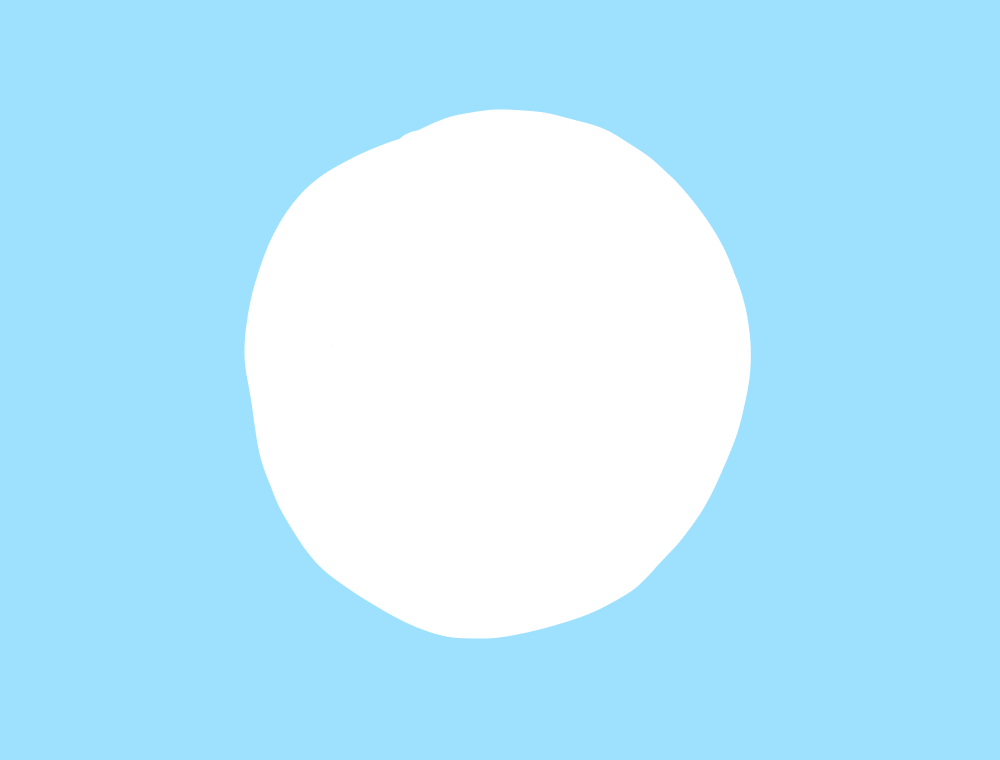
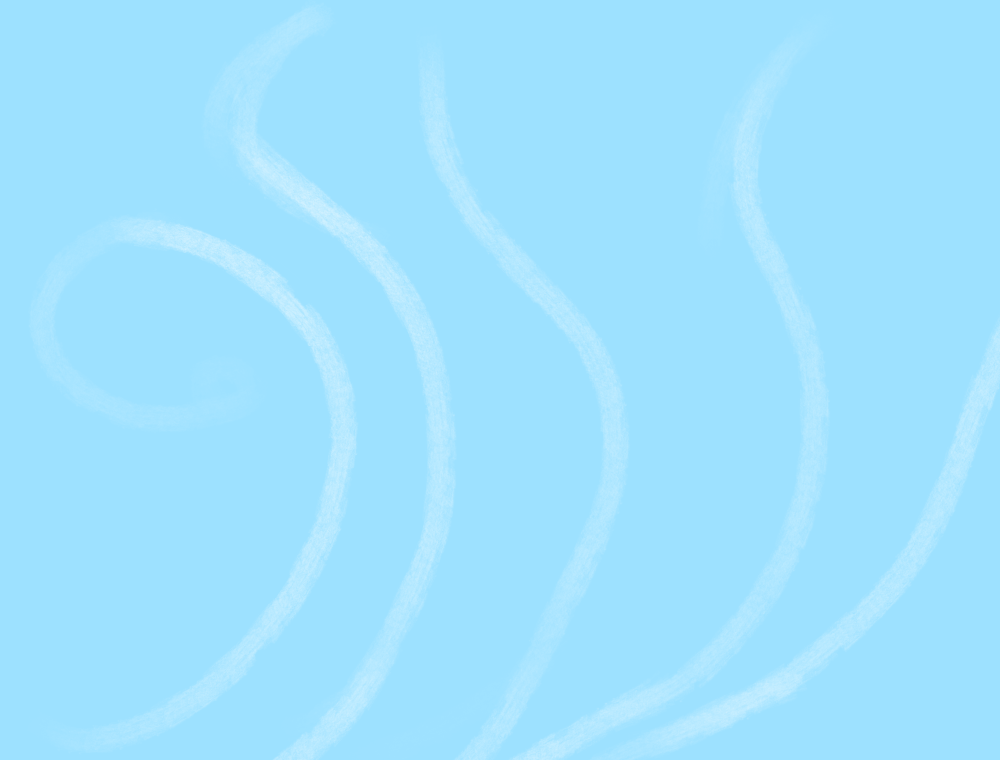
The second 1000x760 image is a revision of the first. Changes to its layers:
added layer "Paint Layer 3" above "Paint Layer 2" over (28, 1, 1000, 760)
added layer "Paint Layer 2" above "Paint Layer 1" over (28, 1, 1000, 760)
painted on "Paint Layer 1" over (28, 1, 1000, 760)